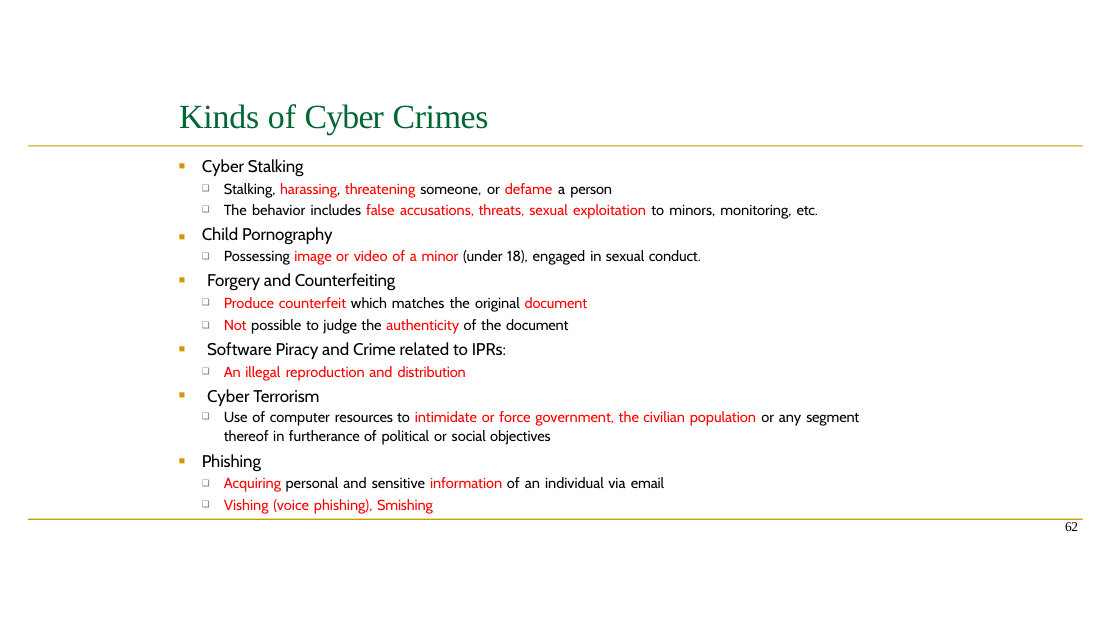
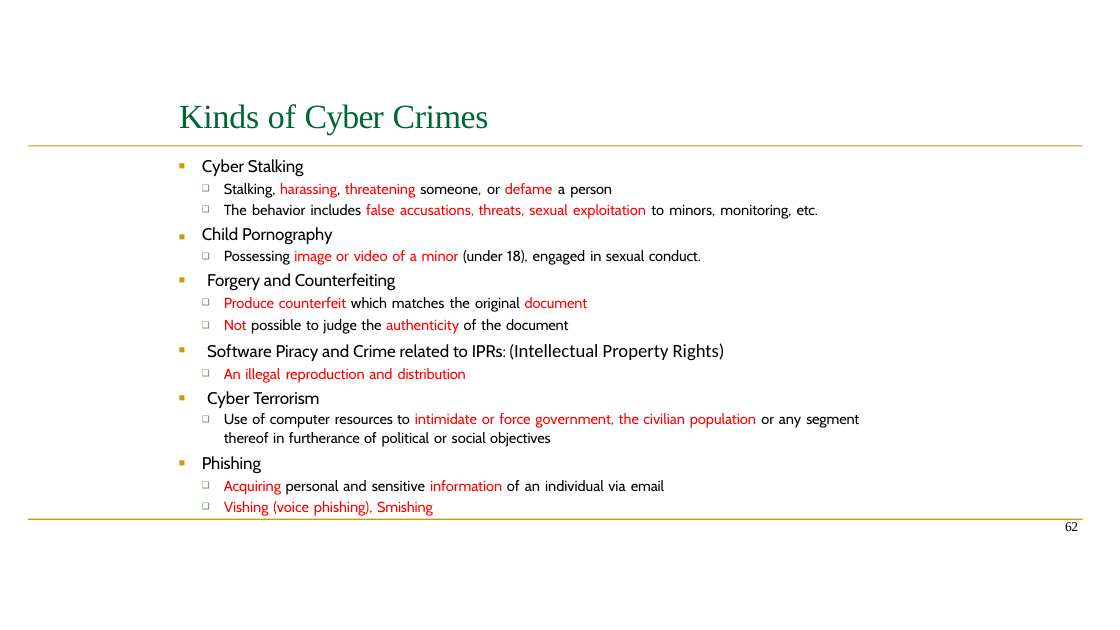
Before and after one commit to SagarChhabriya/Sem-6, a slide deck: slide 41 of 04-info-security/IS-VVeek-02-03.pptx (slide 44 before the commit). Drawn at 1120x630 pixels with LibreOffice and Linux fonts; fonts in the diff are those of the drawing. Boxes give left, top, right and bottom in pixels: in the first picture for what was removed or moved away, otherwise in the second. Text is boxed around its words. In the diff, an @@ line names an element or a change of style, - is before the commit and + after.

```diff
--- a/04-info-security/IS-VVeek-02-03.pptx
+++ b/04-info-security/IS-VVeek-02-03.pptx
@@ text at <box>207,343,725,361</box>: text changed @@
-■ Software Piracy and Crime related to IPRs:
+■ Software Piracy and Crime related to IPRs: (Intellectual Property Rights)
```
Also in this commit, not shown: 20 other slides changed, 2 slides added, 7 slides removed, 9 other files.
